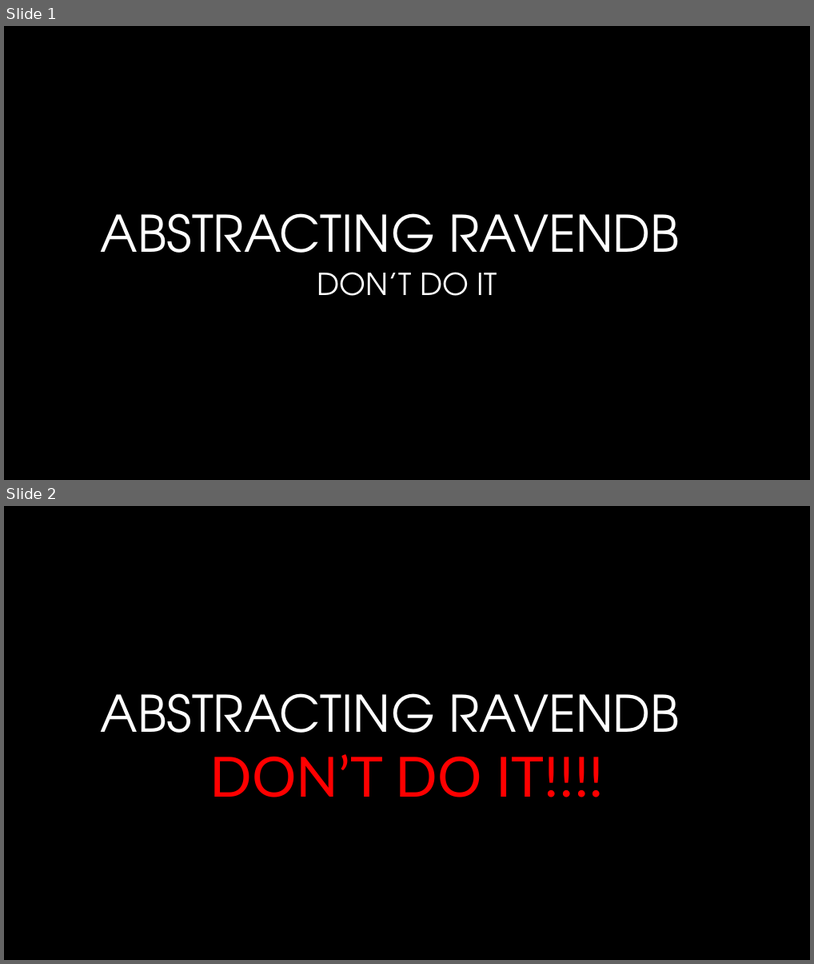
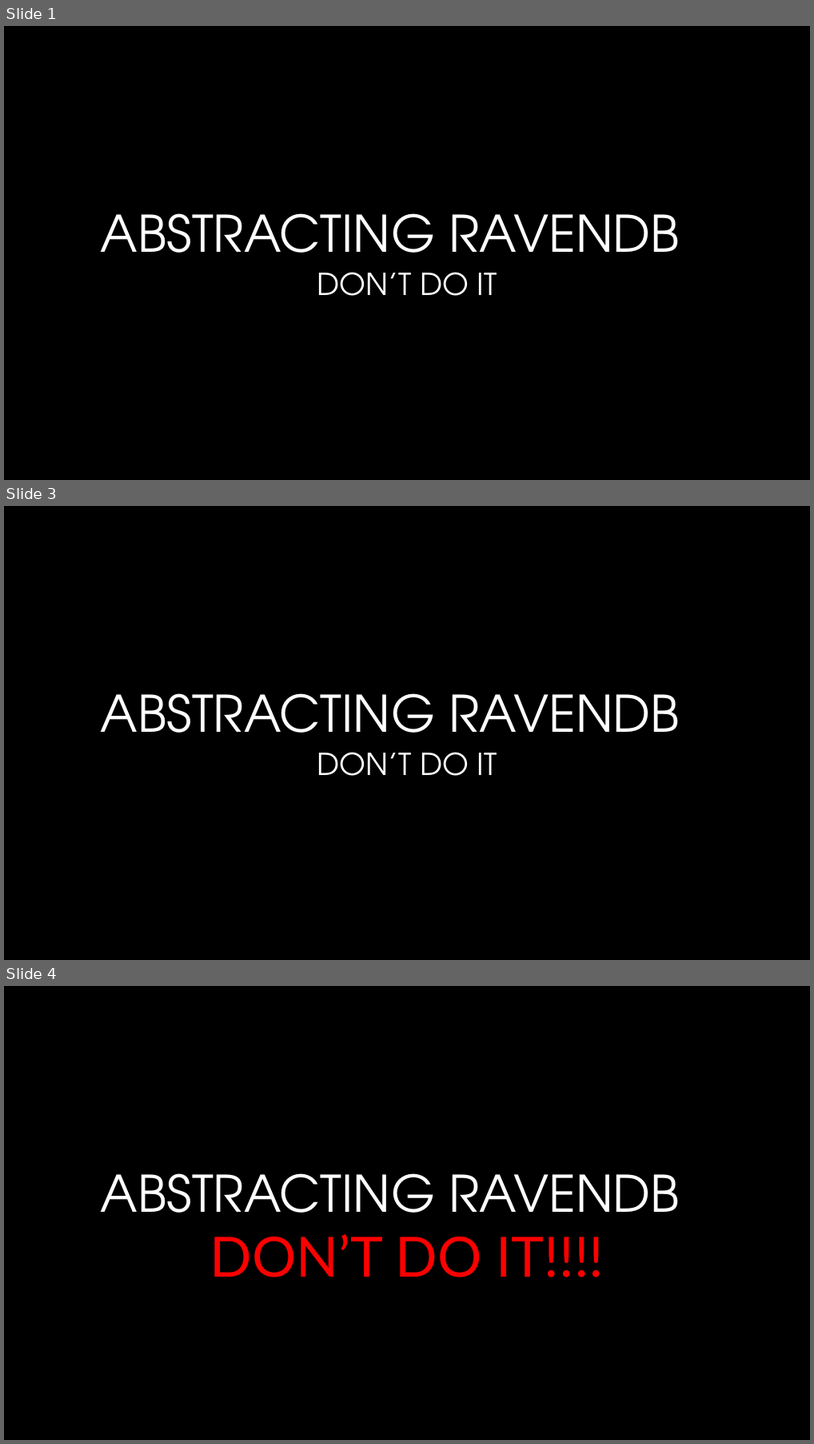
Before and after one commit to kijanawoodard/RavenConf, a slide deck: Slides/Abstracting-RavenDB.pptx. Shown one above the other, each under a label of ours: slides 1 and 2 before the commit, slides 1, 3 and 4 after it; the slides between them are not shown. The pictures are 814x964 and 814x1444 pixels, drawn with LibreOffice and Linux fonts; fonts in the diff are those of the drawing; background and template pictures are left out. Boxes give left, top, right and bottom in pixels: in the first picture for what was removed or moved away, otherwise in the second. Text is boxed around its words. In the diff, an @@ line names an element or a change of style, - is before the commit and + after.

```diff
--- a/Slides/Abstracting-RavenDB.pptx
+++ b/Slides/Abstracting-RavenDB.pptx
@@ slide 3 added at (x1=4, y1=506, x2=810, y2=960), background #000000 @@
@@ title added at (x1=101, y1=693, x2=680, y2=755), 60 pt, text #FFFFFF @@
+ABSTRACTING RAVENDB
@@ subtitle added at (x1=318, y1=752, x2=498, y2=776), 36 pt, text #FFFFFF @@
+DON’T DO IT
@@ what was slide 2 is now slide 4 @@
```
Also in this commit, not shown: 2 slides changed, 1 other slide added.
